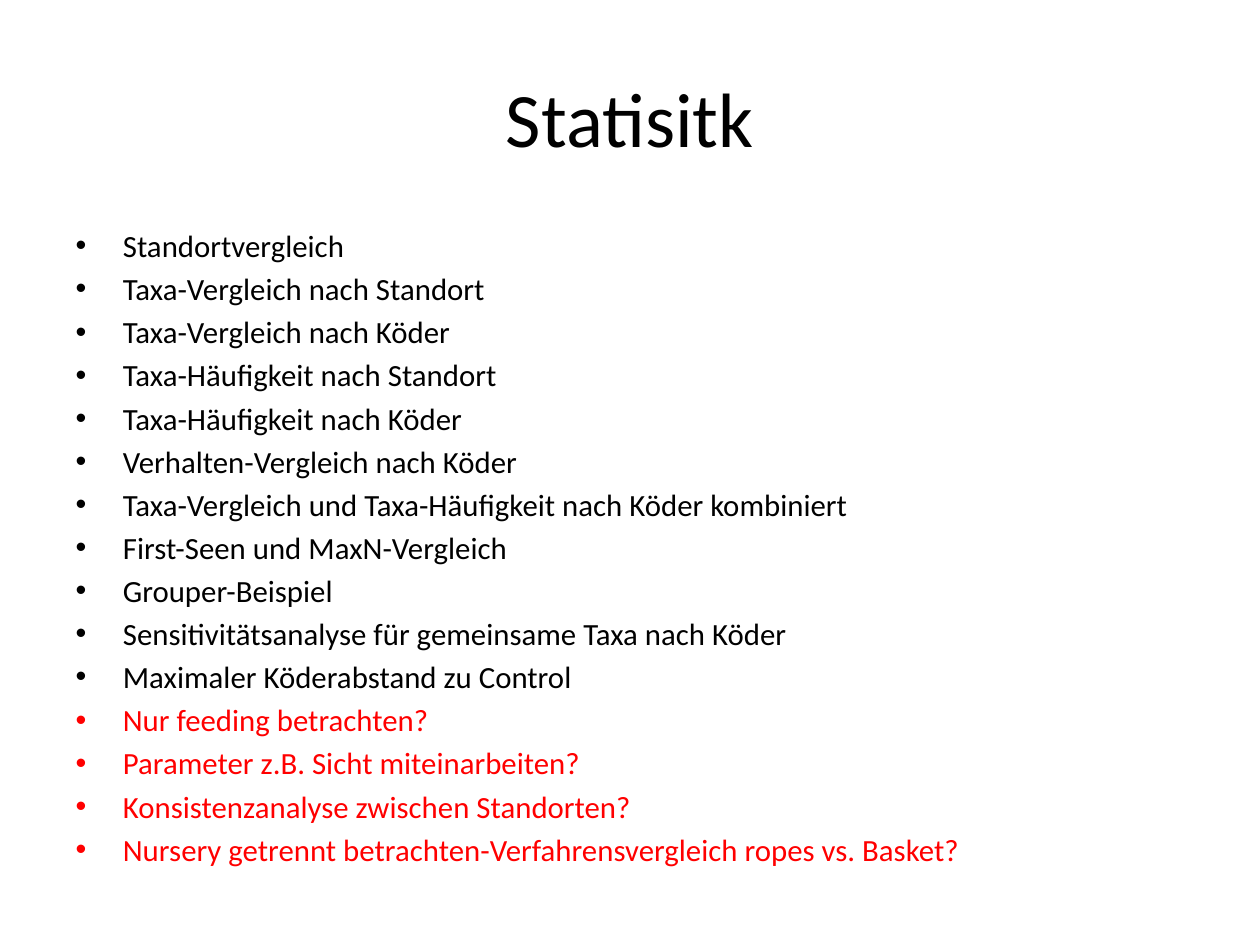
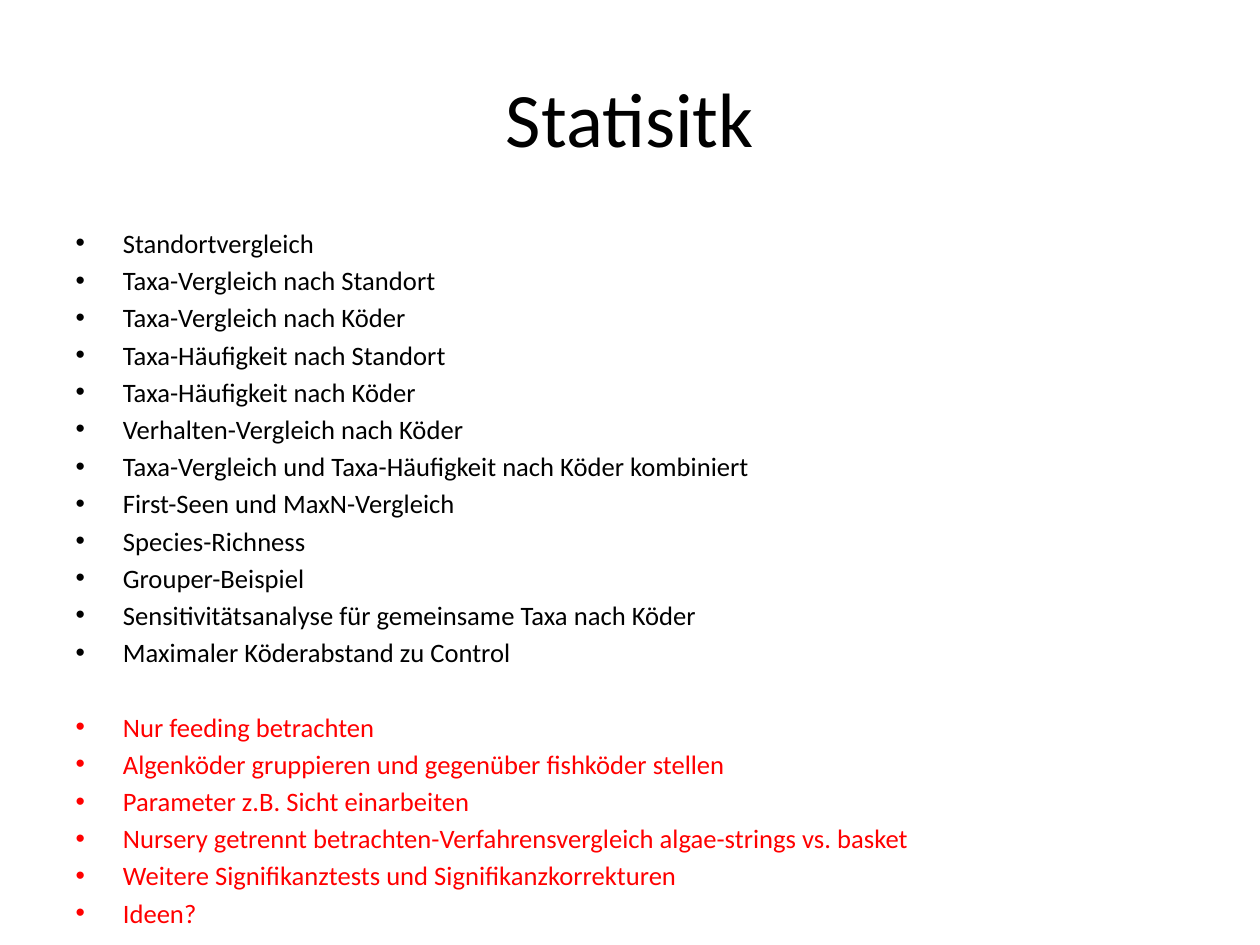
Before and after one commit to maxromes/MasterarbeitMax, a slide deck: slide 15 of Update_Masterarbeit_Max.pptx (slide 16 before the commit). Drawn at 1260x945 pixels with LibreOffice and Linux fonts; fonts in the diff are those of the drawing. Boxes give left, top, right and bottom in pixels: in the first picture for what was removed or moved away, otherwise in the second. Text is boxed around its words. In the diff, an @@ line names an element or a change of style, - is before the commit and + after.

```diff
--- a/Update_Masterarbeit_Max.pptx
+++ b/Update_Masterarbeit_Max.pptx
@@ text at (123, 234, 748, 663): size 17.6 to 15.2 pt in "Standortvergleich", "Taxa-Vergleich nach Standort", "Taxa-Vergleich nach Köder", "Taxa-Häufigkeit nach Standort" and 7 more places @@
@@ text at (123, 532, 305, 556): paragraph added @@
+• Species-Richness
@@ text at (123, 718, 907, 853): text changed; size 17.6 to 15.2 pt @@
-• Nur feeding betrachten?
-• Parameter z.B. Sicht miteinarbeiten?
-• Konsistenzanalyse zwischen Standorten?
-• Nursery getrennt betrachten-Verfahrensvergleich ropes vs. Basket?
+• Nur feeding betrachten
+• Algenköder gruppieren und gegenüber fishköder stellen
+• Parameter z.B. Sicht einarbeiten
+• Nursery getrennt betrachten-Verfahrensvergleich algae-strings vs. basket
+• Weitere Signifikanztests und Signifikanzkorrekturen
+• Ideen?
```
Also in this commit, not shown: 2 other slides changed, 1 slide removed, 4 other files.
